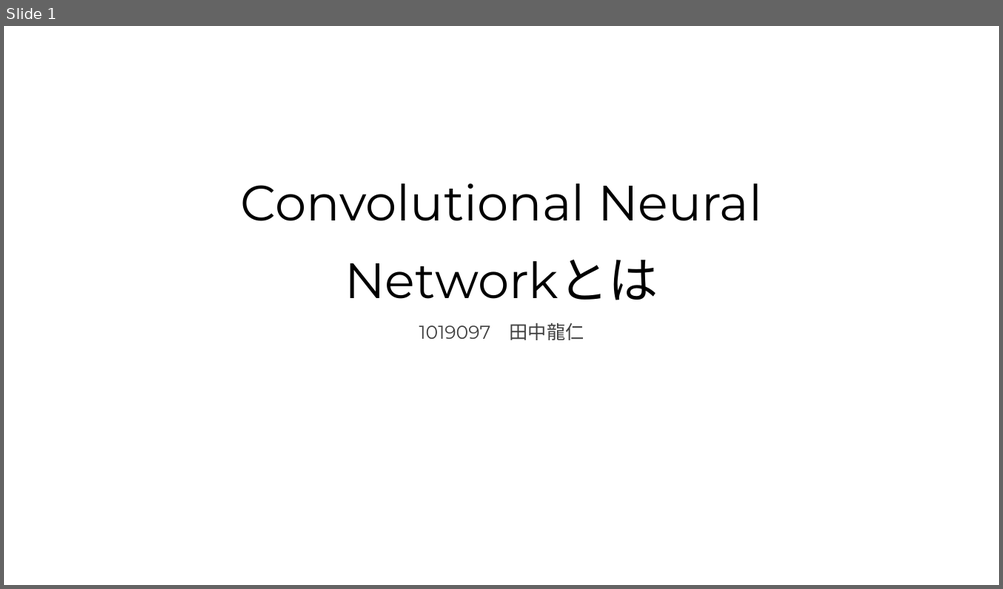
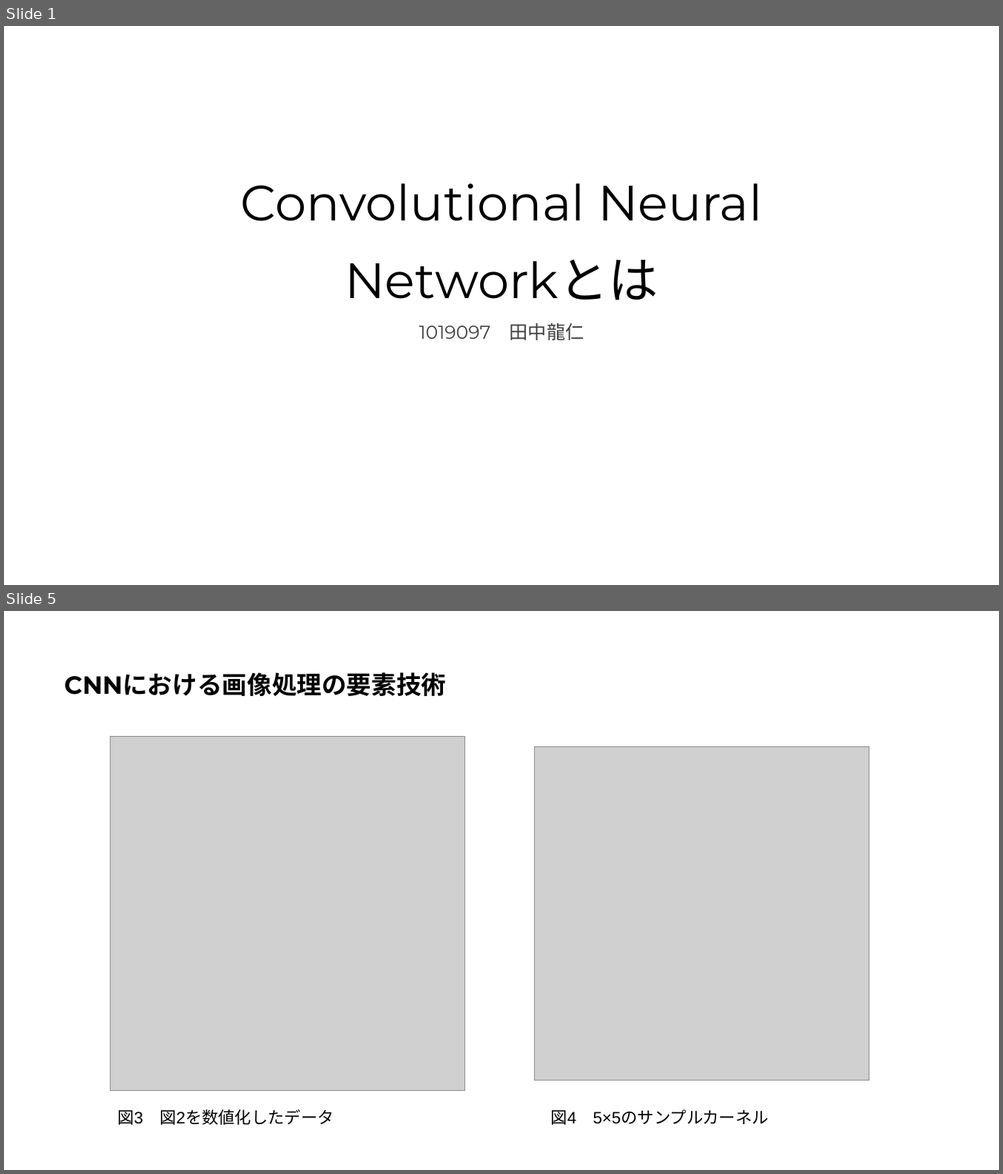
Before and after one commit to Harrry1206/-Graduation-research2, a slide deck: Convolutional Neural Networkとは.pptx. Shown one above the other, each under a label of ours: slide 1 before the commit, slides 1 and 5 after it; the slides between them are not shown. The pictures are 1003x589 and 1003x1174 pixels, drawn with LibreOffice and Linux fonts; fonts in the diff are those of the drawing; grey boxes stand for pictures. Boxes give left, top, right and bottom in pixels: in the first picture for what was removed or moved away, otherwise in the second. Text is boxed around its words. In the diff, an @@ line names an element or a change of style, - is before the commit and + after.

```diff
--- a/Convolutional Neural Networkとは.pptx
+++ b/Convolutional Neural Networkとは.pptx
@@ slide 5 added at [4,611,999,1170], background #FFFFFF @@
@@ title added at [64,672,446,696], 24 pt, text #000000, bold @@
+CNNにおける画像処理の要素技術
@@ picture added at [110,736,465,1091] @@
@@ picture added at [535,747,869,1081] @@
@@ text added at [117,1110,334,1125], 16 pt, text #000000 @@
+図3 図2を数値化したデータ
@@ text added at [550,1111,768,1125], 16 pt, text #000000 @@
+図4 5×5のサンプルカーネル
```
Also in this commit, not shown: 1 slide changed, 9 other slides added, 1 slide removed.
